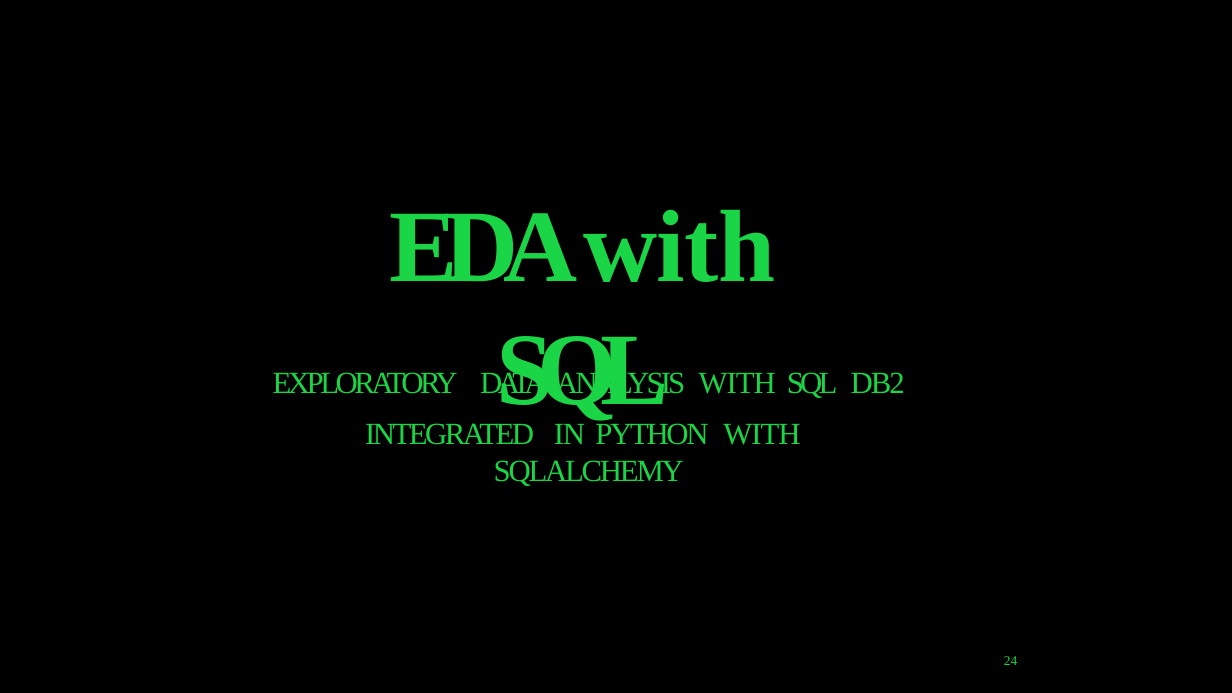
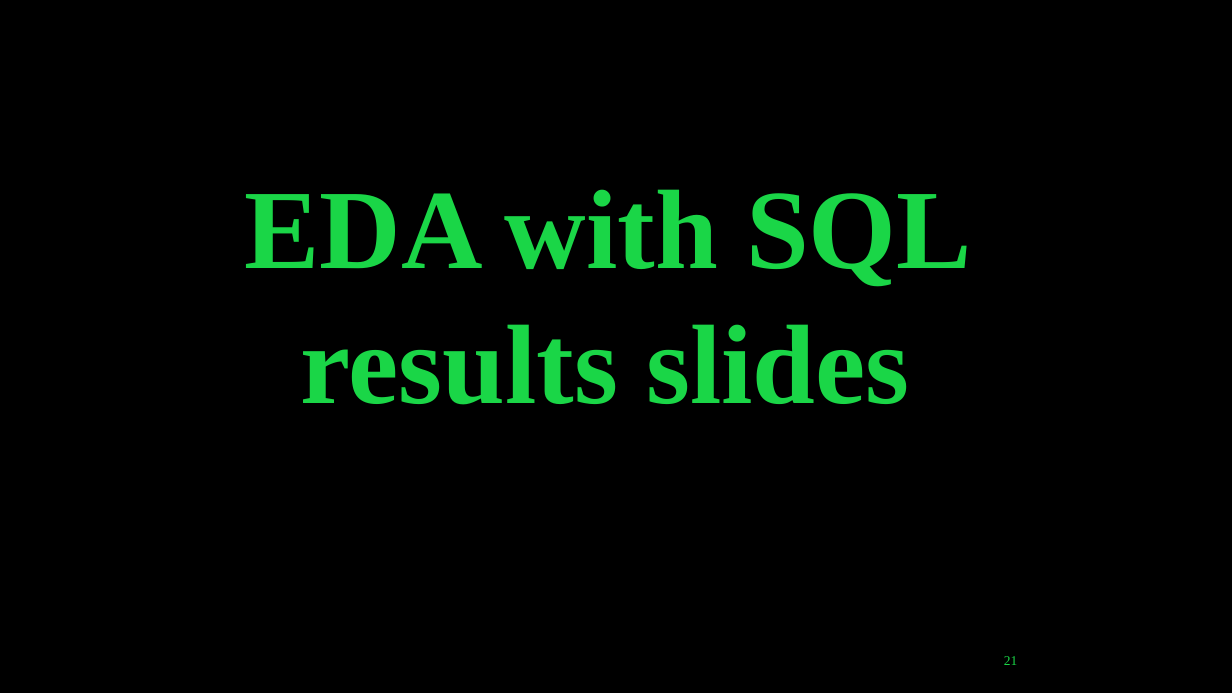
Before and after one commit to thayhiepth/Applied_Data_Science_Capstone, a slide deck: slide 21 of Data Science Capstone Project.pptx (slide 24 before the commit). Drawn at 1232x693 pixels with LibreOffice and Linux fonts; fonts in the diff are those of the drawing. Boxes give left, top, right and bottom in pixels: in the first picture for what was removed or moved away, otherwise in the second. Text is boxed around its words. In the diff, an @@ line names an element or a change of style, - is before the commit and + after.

```diff
--- a/Data Science Capstone Project.pptx
+++ b/Data Science Capstone Project.pptx
@@ text at [244, 189, 972, 405]: text changed; size 80 to 88 pt @@
-EDA with SQL
+EDA with SQL results slides
@@ text removed at [273, 369, 905, 445] @@
-EXPLORATORY DATA ANALYSIS WITH SQL DB2
-INTEGRATED IN PYTHON WITH SQLALCHEMY
@@ page number at [1004, 656, 1017, 665]: text changed @@
-24
+21
```
Also in this commit, not shown: 36 other slides changed, 3 slides added, 4 slides removed, 1 other file.
